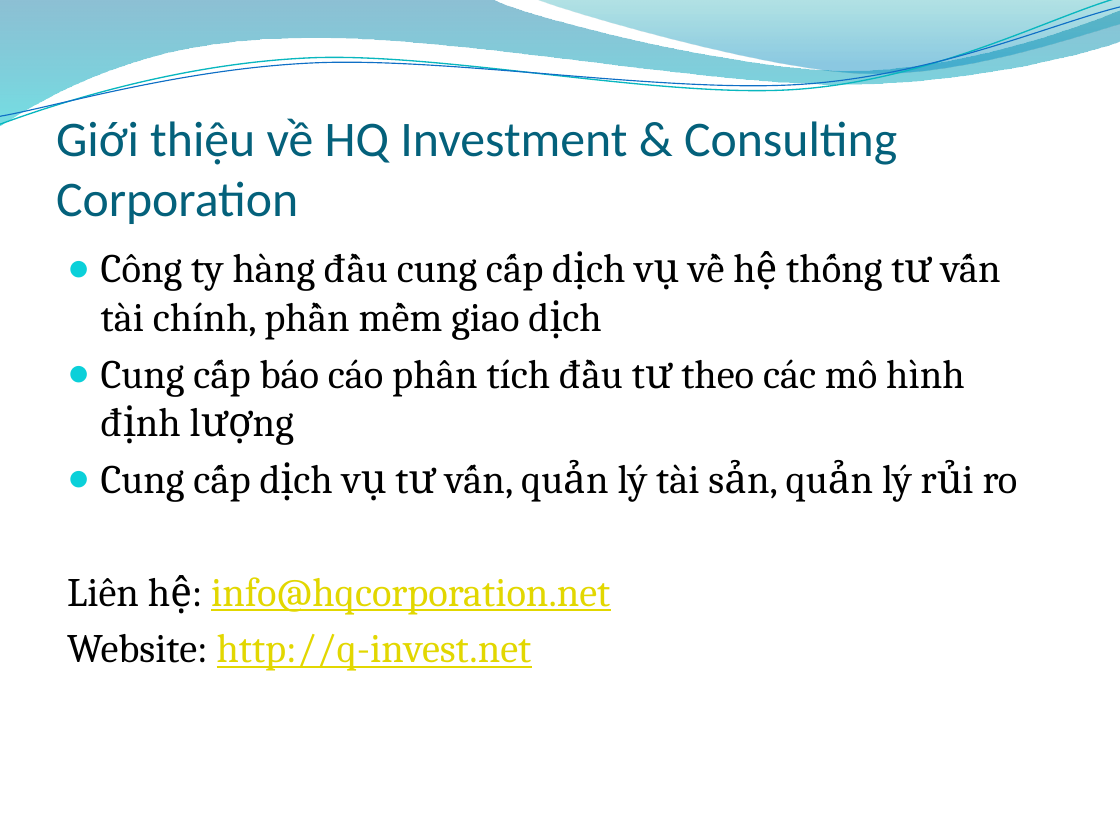
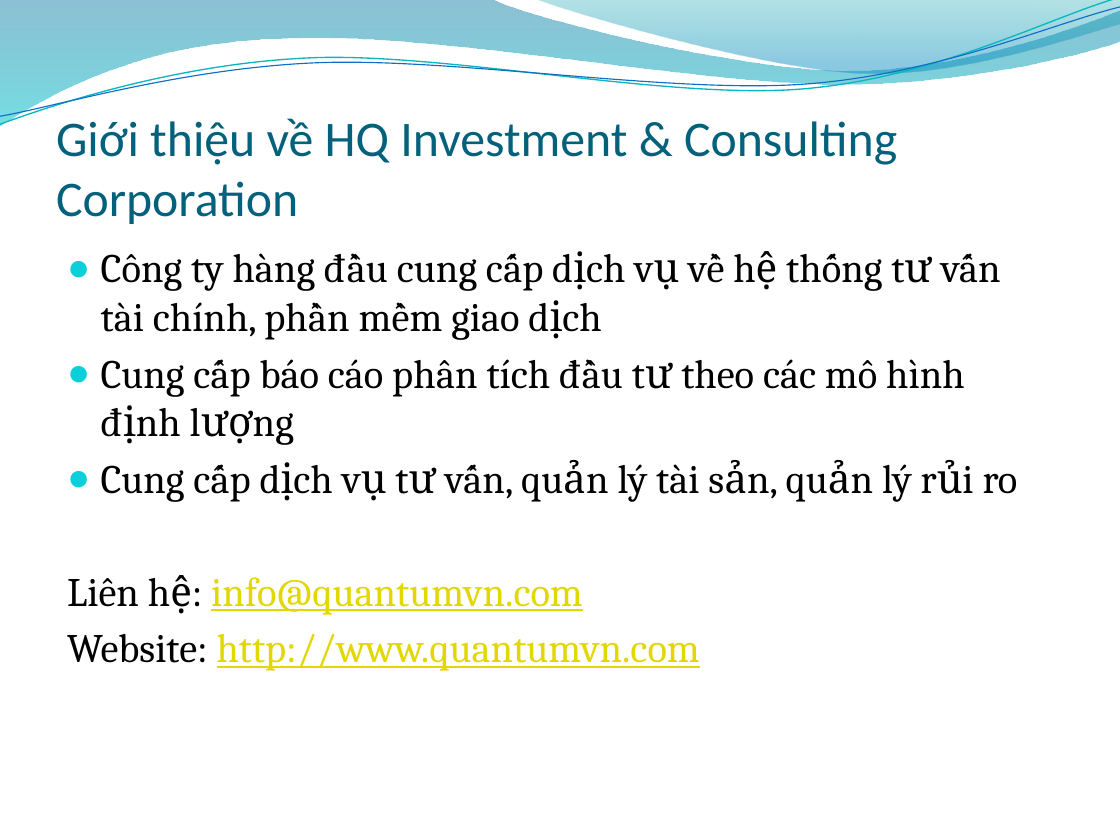
Before and after one commit to oghenez/trade-software, a slide deck: slide 14 of Documentation/User Guide/Tieng Viet/Huong dan cai dat Quantum 1.0.pptx. Drawn at 1120x840 pixels with LibreOffice and Linux fonts; fonts in the diff are those of the drawing; background and template pictures are left out. Boxes give left, top, right and bottom in pixels: in the first picture for what was removed or moved away, otherwise in the second. Text is boxed around its words. In the diff, an @@ line names an element or a change of style, - is before the commit and + after.

```diff
--- a/Documentation/User Guide/Tieng Viet/Huong dan cai dat Quantum 1.0.pptx
+++ b/Documentation/User Guide/Tieng Viet/Huong dan cai dat Quantum 1.0.pptx
@@ text at (67, 577, 700, 671): text changed @@
-Liên hệ: info@hqcorporation.net
-Website: http://q-invest.net
+Liên hệ: info@quantumvn.com
+Website: http://www.quantumvn.com
```
Also in this commit, not shown: 3 other slides changed, 1 other file.
